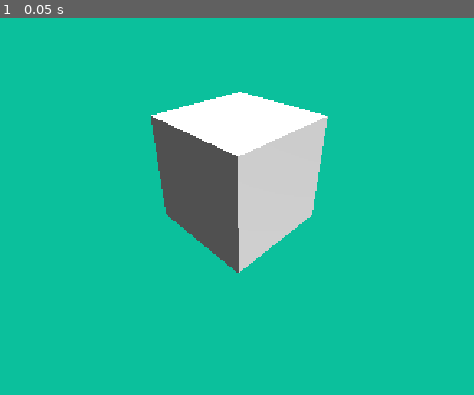
Above: before the commit, frame 1.
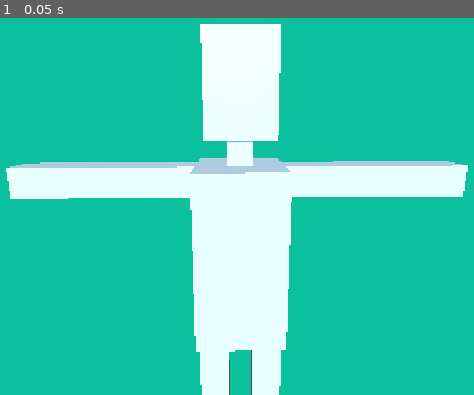
Above: after the commit, the same moment.

Repository: KineticPlex/kinetic-plex-godot
Game: Godot game, scene res://scenes/cube.tscn
Same seed, same stepped clock (60 frames per second), same inputs: the game is played once before the commit and once after it.
Inputs:
- Up to frame 1 (0.05 s): no input

The runs differ from the first frame. In frame 1, 26% of the frame differs, in the area x 1-99%, y 1-100%.

Commit message:
Update 3D model asset and center camera

Diff:
--- a/scenes/cube.tscn
+++ b/scenes/cube.tscn
@@ -24,10 +24,11 @@
 environment = SubResource("Environment_i7q2r")
 
 [node name="DirectionalLight3D" type="DirectionalLight3D" parent="." unique_id=541048643]
-transform = Transform3D(-0.8660254, -0.43301278, 0.25, 0, 0.49999997, 0.86602545, -0.50000006, 0.75, -0.43301266, 0, 0, 0)
+transform = Transform3D(1, 0, 0, 0, 0.9653025, 0.2611341, 0, -0.2611341, 0.9653025, 0, 0, 0)
+light_color = Color(0.66340244, 0.8780164, 0.99999994, 1)
 shadow_enabled = true
 
 [node name="Cube" parent="." unique_id=638022482 instance=ExtResource("1_7ufek")]
 
 [node name="Camera3D" type="Camera3D" parent="Cube" unique_id=1740305250]
-transform = Transform3D(0.7022004, -0.35758063, 0.6156709, 0, 0.86473143, 0.5022346, -0.7119793, -0.35266933, 0.60721475, 3.1889424, 2.601385, 3.1451428)
+transform = Transform3D(0.9998143, 0.0054408726, -0.018488916, -0.0018537204, 0.9820244, 0.18874517, 0.019183503, -0.18867584, 0.98185205, -0.14739674, 2.1308417, 6.5832243)
Binary file changed: assets/cube.glb
